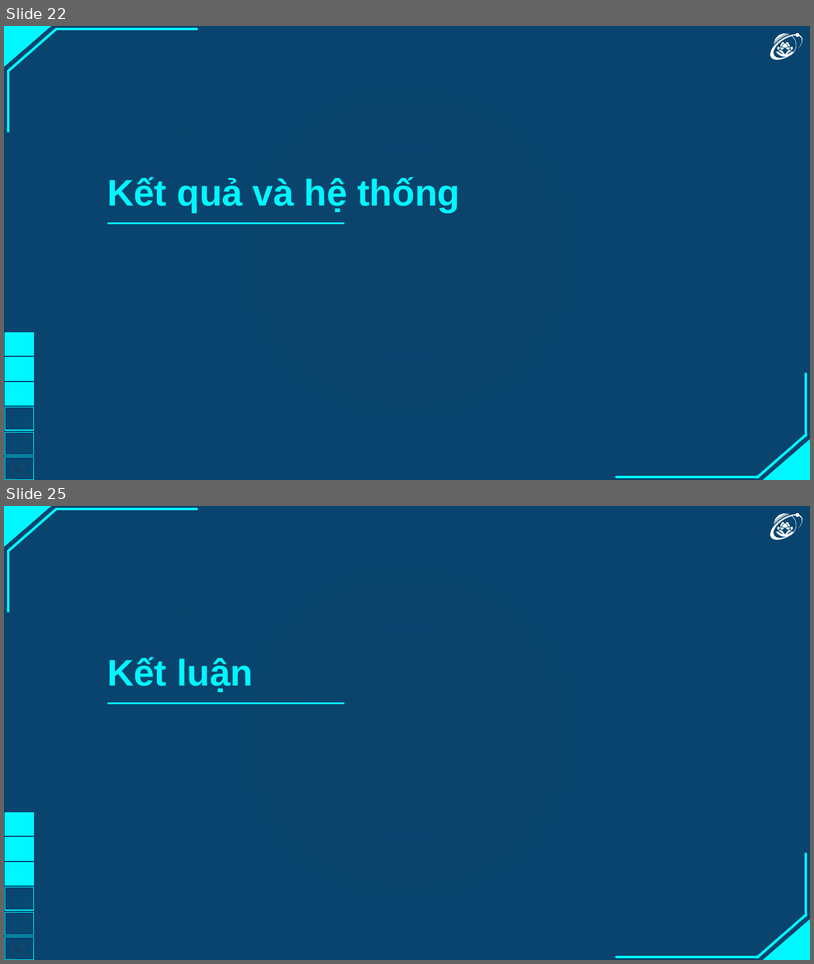
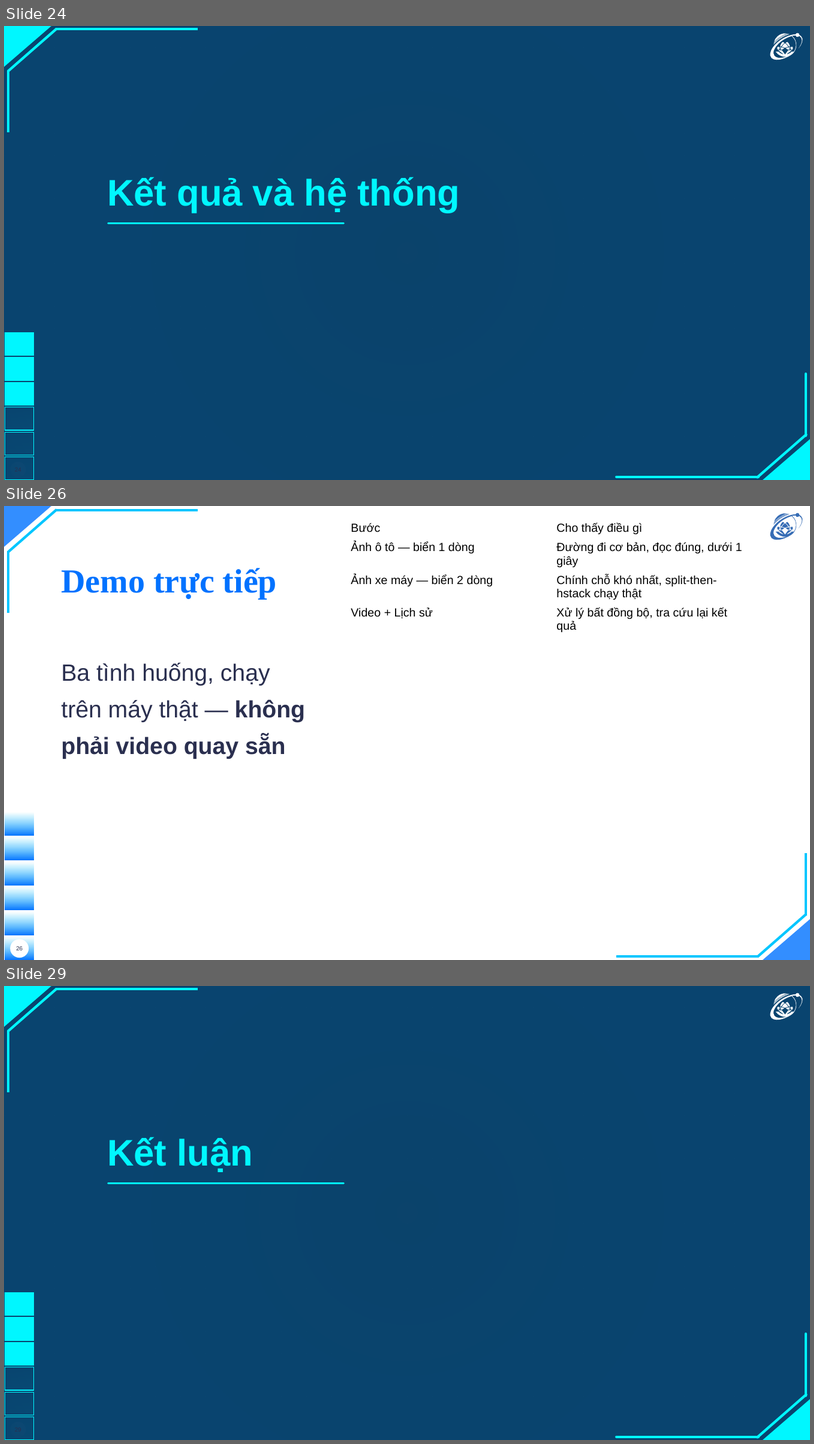
Before and after one commit to hieunguyen2604/alpr-do-an-mon-hoc, a slide deck: docs/slides/slides.pptx. Shown one above the other, each under a label of ours: slides 22 and 25 before the commit, slides 24, 26 and 29 after it; the slides between them are not shown. The pictures are 814x964 and 814x1444 pixels, drawn with LibreOffice and Linux fonts; fonts in the diff are those of the drawing; background and template pictures are left out; a plain dark background stands for a picture behind light text. Boxes give left, top, right and bottom in pixels: in the first picture for what was removed or moved away, otherwise in the second. Text is boxed around its words. In the diff, an @@ line names an element or a change of style, - is before the commit and + after.

```diff
--- a/docs/slides/slides.pptx
+++ b/docs/slides/slides.pptx
@@ slide 26 added at (4,506,810,960), background picture (left out) @@
@@ triangle added at (4,506,51,547), fill #0072FF at 80% opacity @@
@@ line added from (57, 510) to (8, 552), #00C6FF 3 pt @@
@@ line added from (198, 510) to (56, 510), #00C6FF 3 pt @@
@@ table added at (345,519,756,914), 4 rows, 2 columns @@
+Bước | Cho thấy điều gì
+Ảnh ô tô — biển 1 dòng | Đường đi cơ bản, đọc đúng, dưới 1 giây
+Ảnh xe máy — biển 2 dòng | Chính chỗ khó nhất, split-then-hstack chạy thật
+Video + Lịch sử | Xử lý bất đồng bộ, tra cứu lại kết quả
@@ freeform shape added at (770,513,803,540), fill #376DB5 @@
@@ line added from (8, 613) to (8, 551), #00C6FF 3 pt @@
@@ title added at (61,568,277,599), 40 pt, text #0072FF, bold @@
+Demo trực tiếp
@@ text added at (61,663,305,759), 28 pt, text #2A2F4F @@
+Ba tình huống, chạy trên máy thật — không phải video quay sẵn
@@ line added from (806, 853) to (806, 915), #00C6FF 3 pt @@
@@ line added from (758, 957) to (807, 914), #00C6FF 3 pt @@
@@ triangle added at (763,919,810,960), fill #0072FF at 80% opacity @@
@@ group added at (5,812,34,960): 6 rectangles @@
@@ ellipse added at (10,939,29,958), fill #FFFFFF @@
@@ page number added at (16,946,23,950), 7 pt, text #2A2F4F @@
+26
@@ line added from (617, 956) to (759, 956), #00C6FF 3 pt @@
@@ what was slide 22 is now slide 24 @@
@@ what was slide 25 is now slide 29 @@
```
Also in this commit, not shown: 19 slides changed, 6 other slides added, 1 slide removed, 5 other files.
